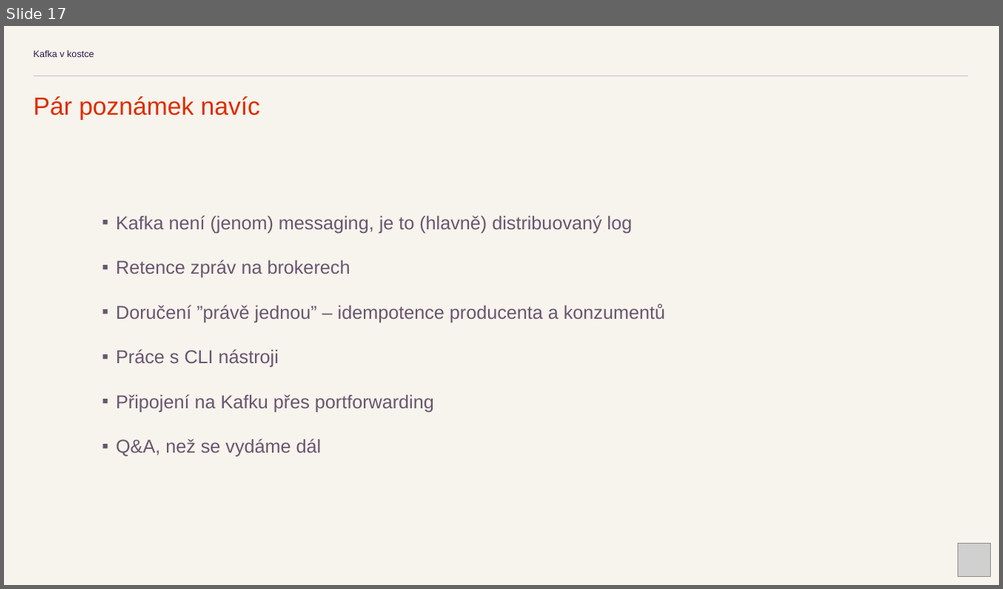
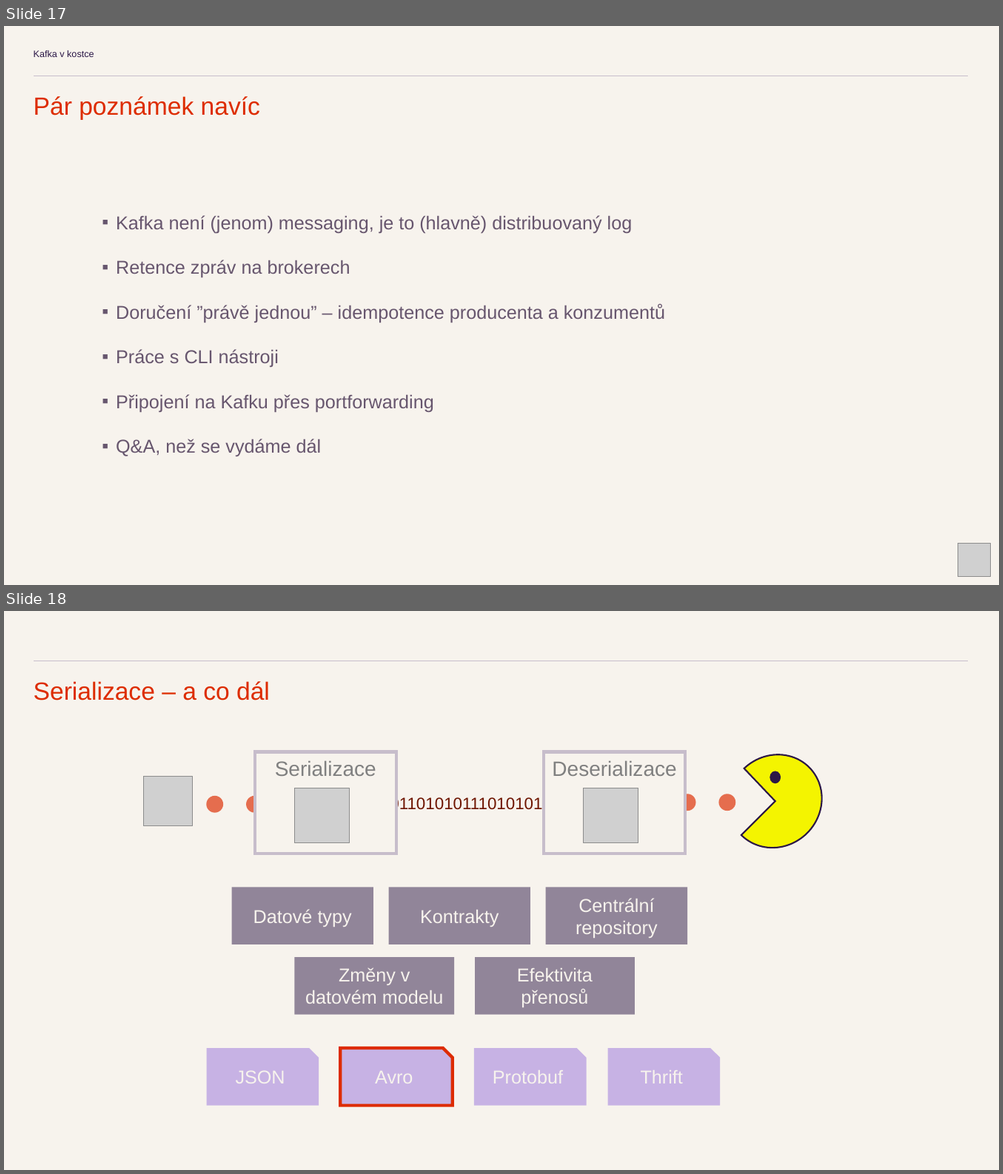
Before and after one commit to kicune/kafka_v_kostce, a slide deck: prez/Kafka v kostce.pptx. Shown one above the other, each under a label of ours: slide 17 before the commit, slides 17 and 18 after it. The pictures are 1003x589 and 1003x1174 pixels, drawn with LibreOffice and Linux fonts; fonts in the diff are those of the drawing; grey boxes stand for pictures. Boxes give left, top, right and bottom in pixels: in the first picture for what was removed or moved away, otherwise in the second. Text is boxed around its words. In the diff, an @@ line names an element or a change of style, - is before the commit and + after.

```diff
--- a/prez/Kafka v kostce.pptx
+++ b/prez/Kafka v kostce.pptx
@@ slide 18 added at box(4, 611, 999, 1170), background #F7F3ED; not listed: 1 template element that a slide beside it also shows @@
@@ text added at box(34, 681, 270, 701), 24 pt, text #DD2C00 @@
+Serializace – a co dál
@@ pie slice (boxed as its full ellipse) added at box(709, 735, 841, 868), fill #F4F400, outline #2C1847 1.5 pt @@
@@ rectangle added at box(255, 752, 396, 854), fill #F7F3ED, outline #C7BDCB 3 pt, 20 pt, text #808080 @@
+Serializace
@@ rectangle added at box(543, 752, 686, 854), fill #F7F3ED, outline #C7BDCB 3 pt, 20 pt, text #808080 @@
+Deserializace
@@ picture added at box(144, 777, 193, 826) @@
@@ picture added at box(294, 788, 349, 843) @@
@@ picture added at box(583, 788, 638, 843) @@
@@ ellipse added at box(769, 772, 781, 784), fill #2C1847 @@
@@ ellipse added at box(206, 796, 223, 813), fill #DD2C00 at 67% opacity @@
@@ ellipse added at box(247, 796, 264, 813), fill #DD2C00 at 67% opacity @@
@@ text added at box(381, 796, 550, 813), 16 pt, text #6E1600 @@
+1011010101110101011
@@ ellipse added at box(678, 794, 696, 811), fill #DD2C00 at 67% opacity @@
@@ ellipse added at box(719, 794, 736, 811), fill #DD2C00 at 67% opacity @@
@@ rectangle added at box(232, 888, 373, 945), fill #2C1847 at 50% opacity, 18 pt, text #F7F3ED @@
+Datové typy
@@ rectangle added at box(389, 888, 531, 945), fill #2C1847 at 50% opacity, 18 pt, text #F7F3ED @@
+Kontrakty
@@ rectangle added at box(546, 888, 688, 945), fill #2C1847 at 50% opacity, 18 pt, text #F7F3ED @@
+Centrální repository
@@ rectangle added at box(294, 957, 454, 1014), fill #2C1847 at 50% opacity, 18 pt, text #F7F3ED @@
+Změny v datovém modelu
@@ rectangle added at box(475, 957, 634, 1014), fill #2C1847 at 50% opacity, 18 pt, text #F7F3ED @@
+Efektivita přenosů
@@ snip round rect added at box(206, 1048, 318, 1105), fill #C7B2E4, 18 pt, text #F7F3ED @@
+JSON
@@ snip round rect added at box(341, 1048, 452, 1105), fill #C7B2E4, 18 pt, text #F7F3ED @@
+Avro
@@ snip round rect added at box(341, 1048, 452, 1105), outline #DD2B00 3 pt @@
@@ snip round rect added at box(474, 1048, 586, 1105), fill #C7B2E4, 18 pt, text #F7F3ED @@
+Protobuf
@@ snip round rect added at box(608, 1048, 720, 1105), fill #C7B2E4, 18 pt, text #F7F3ED @@
+Thrift
```
Also in this commit, not shown: 1 slide changed, 6 other slides added, 2 other files.
